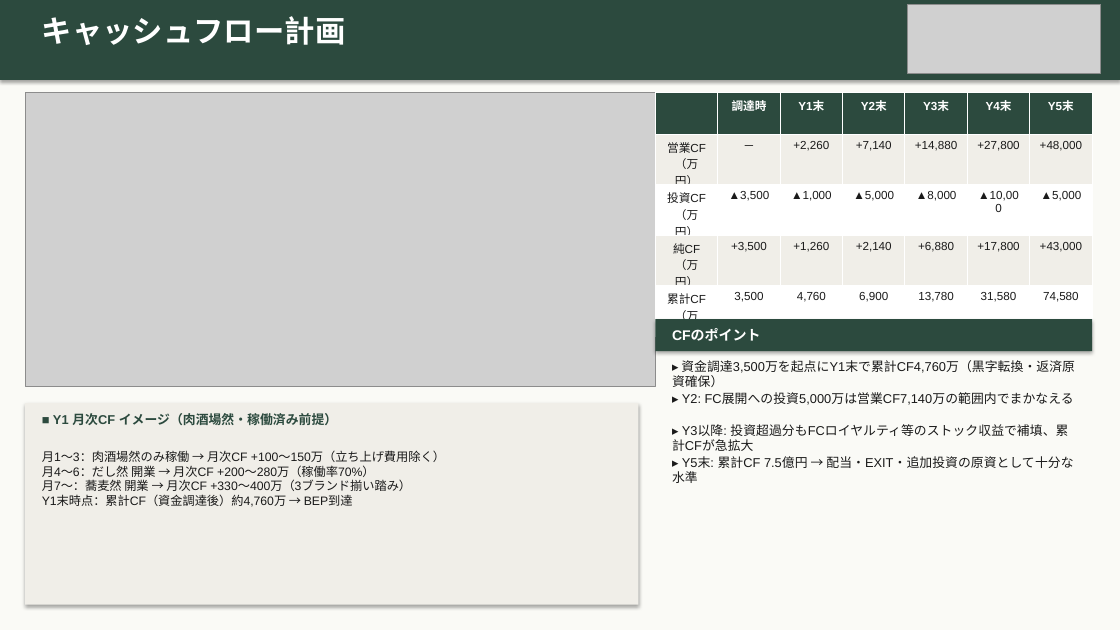
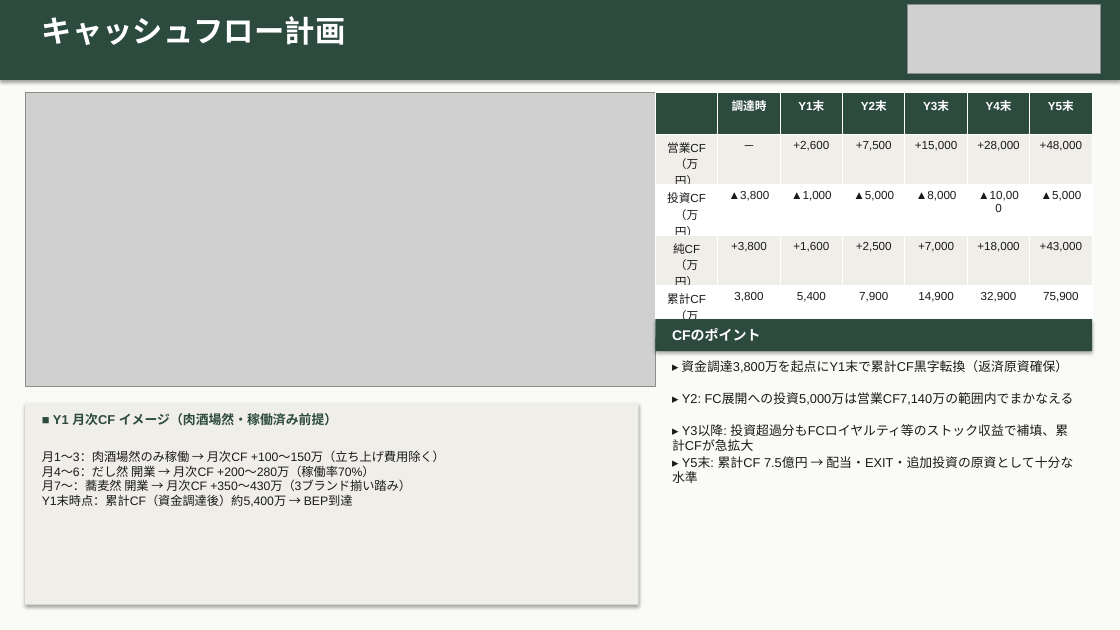
Before and after one commit to hunkotusaisinryo-lab/test-repo, a slide deck: slide 13 of zen/07_融資・投資家資料/然グループ_統合ピッチデッキ_強化版.pptx. Drawn at 1120x630 pixels with LibreOffice and Linux fonts; fonts in the diff are those of the drawing; grey boxes stand for pictures. Boxes give left, top, right and bottom in pixels: in the first picture for what was removed or moved away, otherwise in the second. Text is boxed around its words. In the diff, an @@ line names an element or a change of style, - is before the commit and + after.

```diff
--- a/zen/07_融資・投資家資料/然グループ_統合ピッチデッキ_強化版.pptx
+++ b/zen/07_融資・投資家資料/然グループ_統合ピッチデッキ_強化版.pptx
@@ table at (655,92,1091,344) @@
-row 2: 営業CF（万円） | ─ | +2,260 | +7,140 | +14,880 | +27,800 | +48,000
+row 2: 営業CF（万円） | ─ | +2,600 | +7,500 | +15,000 | +28,000 | +48,000
-row 3, column 2: ▲3,500
+row 3, column 2: ▲3,800
-row 4: 純CF（万円） | +3,500 | +1,260 | +2,140 | +6,880 | +17,800 | +43,000
+row 4: 純CF（万円） | +3,800 | +1,600 | +2,500 | +7,000 | +18,000 | +43,000
-row 5: 累計CF（万円） | 3,500 | 4,760 | 6,900 | 13,780 | 31,580 | 74,580
+row 5: 累計CF（万円） | 3,800 | 5,400 | 7,900 | 14,900 | 32,900 | 75,900
@@ text at (681,360,1068,373): text changed @@
-▸ 資金調達3,500万を起点にY1末で累計CF4,760万（黒字転換・返済原資確保）
+▸ 資金調達3,800万を起点にY1末で累計CF黒字転換（返済原資確保）
@@ text at (42,479,411,507): text changed @@
-月7〜：蕎麦然 開業 → 月次CF +330〜400万（3ブランド揃い踏み）
-Y1末時点：累計CF（資金調達後）約4,760万 → BEP到達
+月7〜：蕎麦然 開業 → 月次CF +350〜430万（3ブランド揃い踏み）
+Y1末時点：累計CF（資金調達後）約5,400万 → BEP到達
```
Also in this commit, not shown: 4 other slides changed, 1 other file.
